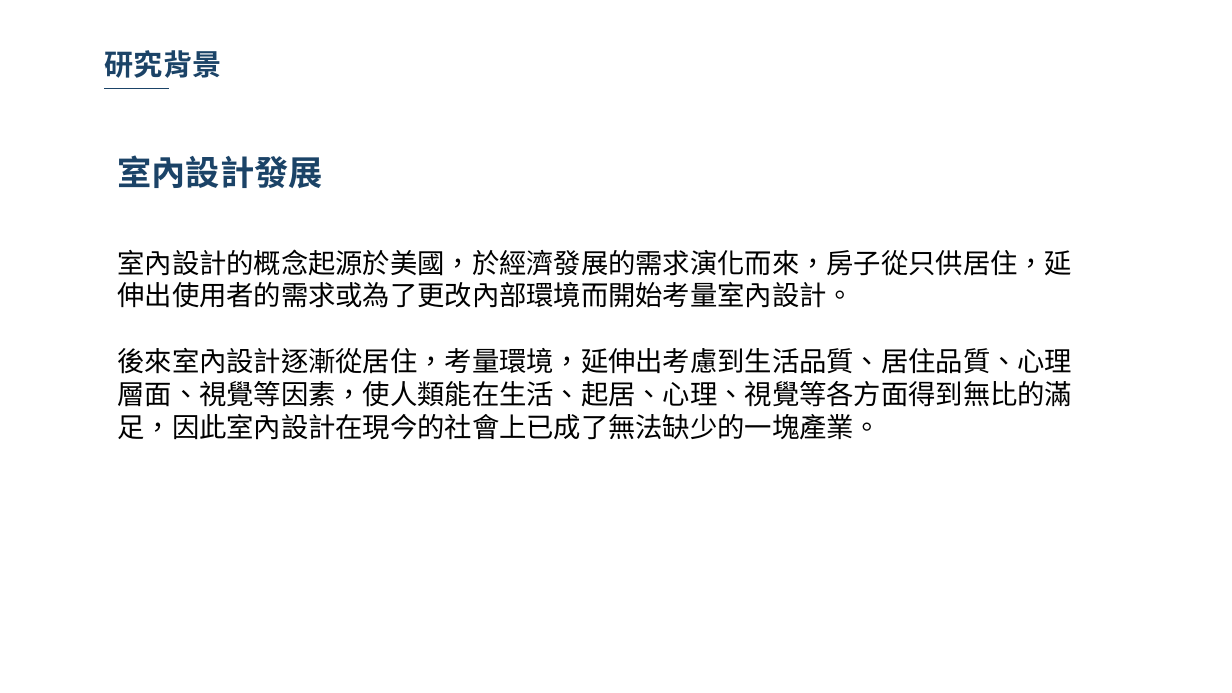
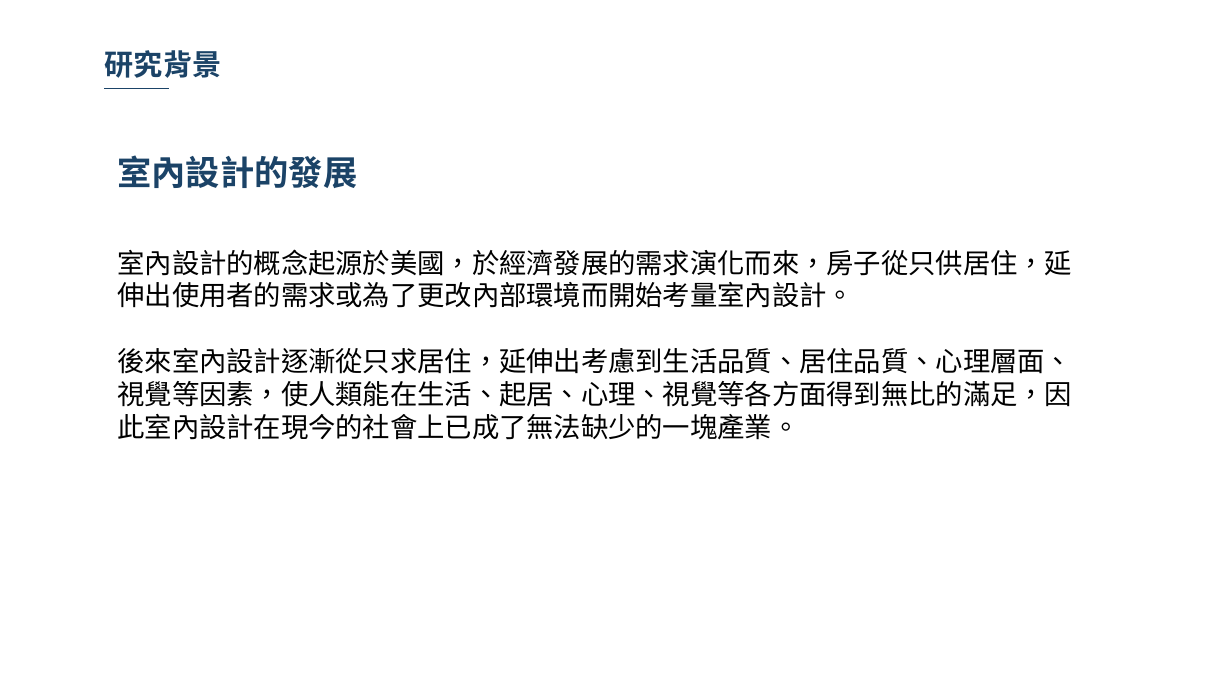
Before and after one commit to 10994015/paper, a slide deck: slide 4 of 論文/論文初審.pptx. Drawn at 1232x693 pixels with LibreOffice and Linux fonts; fonts in the diff are those of the drawing; background and template pictures are left out. Boxes give left, top, right and bottom in pixels: in the first picture for what was removed or moved away, otherwise in the second. Text is boxed around its words. In the diff, an @@ line names an element or a change of style, - is before the commit and + after.

```diff
--- a/論文/論文初審.pptx
+++ b/論文/論文初審.pptx
@@ text at [117, 155, 357, 188]: text changed @@
-室內設計發展
+室內設計的發展
@@ text at [117, 348, 1072, 440]: text changed @@
-後來室內設計逐漸從居住，考量環境，延伸出考慮到生活品質、居住品質、心理層面、視覺等因素，使人類能在生活、起居、心理、視覺等各方面得到無比的滿足，因此室內設計在現今的社會上已成了無法缺少的一塊產業。
+後來室內設計逐漸從只求居住，延伸出考慮到生活品質、居住品質、心理層面、視覺等因素，使人類能在生活、起居、心理、視覺等各方面得到無比的滿足，因此室內設計在現今的社會上已成了無法缺少的一塊產業。
```
Also in this commit, not shown: 2 other slides changed, 1 slide added, 1 other file.
